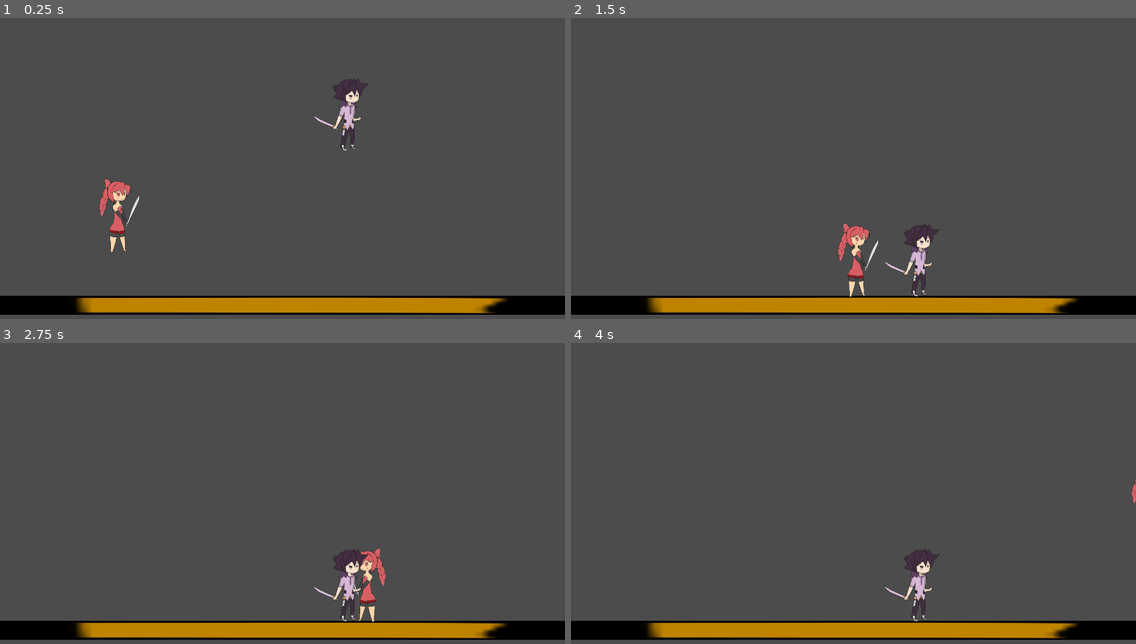
Above: before the commit, frames 1-4 (two rows, left to right).
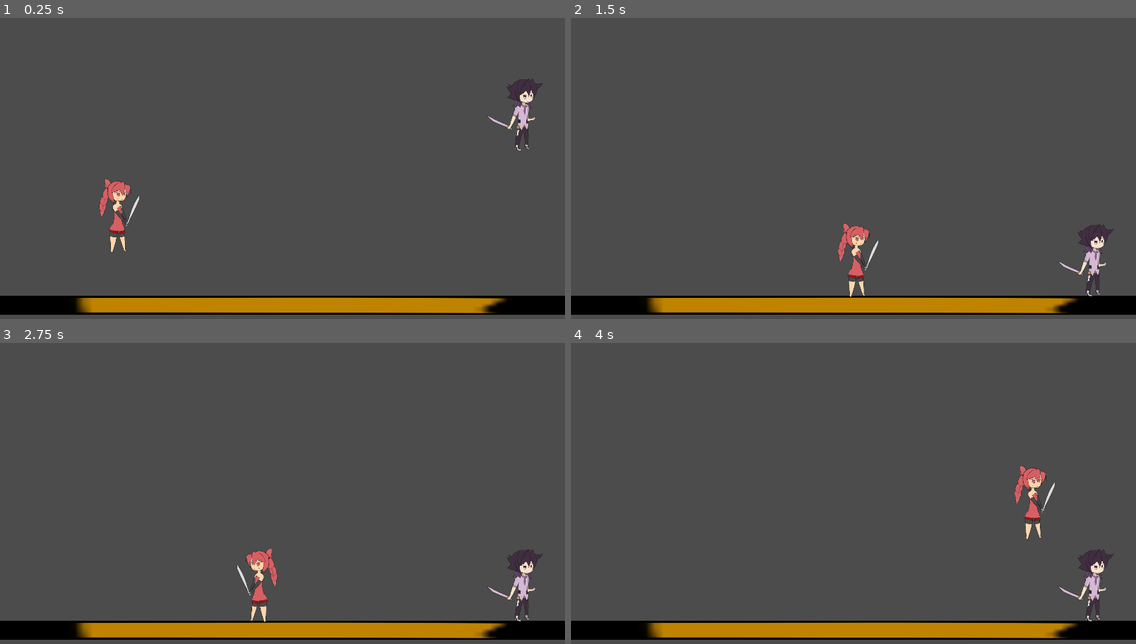
Above: after the commit, the same moments.

Repository: BeatMil/BigChase
Game: Godot game, scene res://scene/test_ground.tscn
Two runs of this game, one before a commit and one after it. Both use one fixed random seed, a clock stepped at 60 frames per second and the inputs below.
Inputs:
- Up to frame 1 (0.25 s): no input
- Up to frame 2 (1.5 s): hold Right (ui_right) from 0.53 s (still down); tap Up (ui_up) at 0.77 s
- Up to frame 3 (2.75 s): tap Up (ui_up) at 1.52 s; release Right (ui_right) at 2.03 s; hold Left (ui_left) from 2.03 s (still down)
- Up to frame 4 (4 s): release Left (ui_left) at 2.78 s; hold Right (ui_right) from 2.78 s (still down); tap Up (ui_up) at 3.02, 3.77 s

The runs differ from the first frame. In frame 1, 1.4% of the frame differs, in the area x 55-97%, y 20-45%; in frame 2, 1.4%; in frame 3, 2.5%, in the area x 42-96%, y 68-93%; in frame 4, 2.0%.

Commit message:
Elesis can now dash both sides

Diff:
--- a/prefabs/player.tscn
+++ b/prefabs/player.tscn
@@ -18,8 +18,12 @@
 [node name="dash_length_timer" type="Timer" parent="."]
 wait_time = 0.1
 
-[node name="dash_trigger_timer" type="Timer" parent="."]
+[node name="dash_trigger_right_timer" type="Timer" parent="."]
+wait_time = 0.3
+
+[node name="dash_trigger_left_timer" type="Timer" parent="."]
 wait_time = 0.3
 
 [connection signal="timeout" from="dash_length_timer" to="." method="_on_dash_length_timer_timeout"]
-[connection signal="timeout" from="dash_trigger_timer" to="." method="_on_dash_timer_timeout"]
+[connection signal="timeout" from="dash_trigger_right_timer" to="." method="_on_dash_trigger_right_timer_timeout"]
+[connection signal="timeout" from="dash_trigger_left_timer" to="." method="_on_dash_trigger_left_timer_timeout"]
--- a/scene/test_ground.tscn
+++ b/scene/test_ground.tscn
@@ -27,4 +27,4 @@
 position = Vector2( 400, 488 )
 
 [node name="seighart" parent="." instance=ExtResource( 3 )]
-position = Vector2( 1184, 144 )
+position = Vector2( 1776, 144 )
--- a/script/elesis.gd
+++ b/script/elesis.gd
@@ -11,8 +11,10 @@
 
 
 # dash mechanic helper
-export var dash_trigger = false
-export var is_dashing = false
+export var dash_trigger_right = false
+export var dash_trigger_left = false
+export var is_dashing_right = false
+export var is_dashing_left = false
 
 
 func _ready():
@@ -25,6 +27,7 @@
 			motion.y -= JUMP_POWER
 
 	if Input.is_action_pressed("ui_right") and Input.is_action_pressed("ui_left"):
+		# stop moving when both right and left are pressed
 		motion.x = 0
 	elif Input.is_action_pressed("ui_right"):
 		motion.x = WALK_SPEED
@@ -38,28 +41,49 @@
 		motion.x = 0
 
 	if Input.is_action_just_pressed("ui_right"):
-		if dash_trigger == false:
-			$dash_trigger_timer.start()
-			dash_trigger = true
-		elif dash_trigger == true:
-			$dash_trigger_timer.stop()
+		# check dash right
+		if dash_trigger_right == false:
+			$dash_trigger_right_timer.start()
+			dash_trigger_right = true
+			dash_trigger_left = false
+		elif dash_trigger_right == true:
+			$dash_trigger_right_timer.stop()
 			$dash_length_timer.start()
-			dash_trigger = false
-			is_dashing = true
+			dash_trigger_right = false
+			is_dashing_right = true
+
+	if Input.is_action_just_pressed("ui_left"):
+		# check dash left
+		if dash_trigger_left == false:
+			$dash_trigger_left_timer.start()
+			dash_trigger_left = true
+			dash_trigger_right = false
+		elif dash_trigger_left == true:
+			$dash_trigger_right_timer.stop()
+			$dash_length_timer.start()
+			dash_trigger_right = false
+			is_dashing_left = true
 
 	motion.y += GRAVITY
 
-	if is_dashing == true:
+	if is_dashing_right == true:
 		motion.x = DASH
-		print("beat")
 		motion = move_and_slide(motion, UP)
-	elif is_dashing == false:
+	elif is_dashing_left == true:
+		motion.x = -DASH
+		motion = move_and_slide(motion, UP)
+	else:
 		motion = move_and_slide(motion, UP)
 
 
-func _on_dash_timer_timeout():
-	dash_trigger = false
+func _on_dash_trigger_left_timer_timeout():
+	dash_trigger_left = false
+
+
+func _on_dash_trigger_right_timer_timeout():
+	dash_trigger_right = false
 
 
 func _on_dash_length_timer_timeout():
-	is_dashing = false
+	is_dashing_right = false
+	is_dashing_left = false
